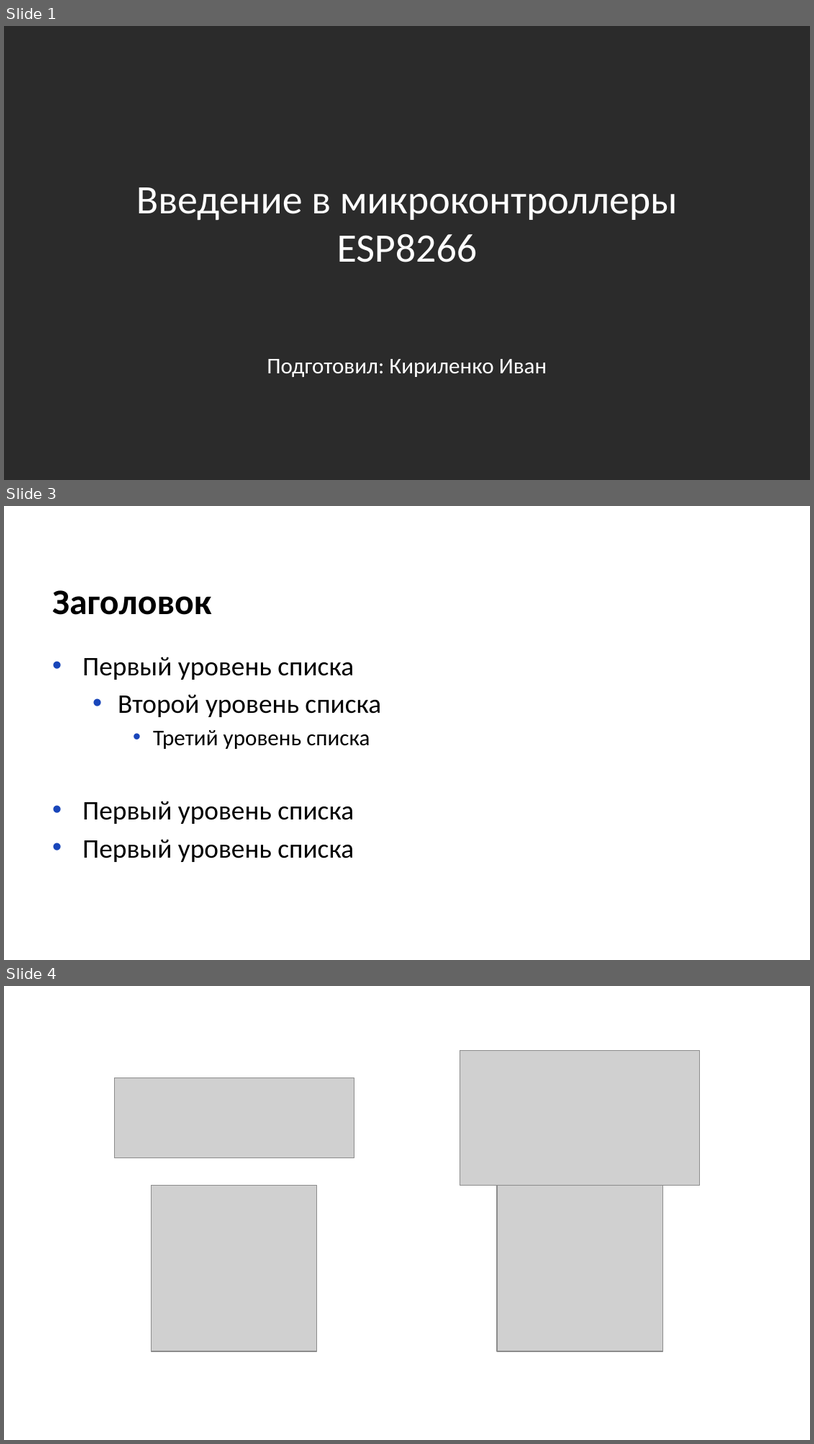
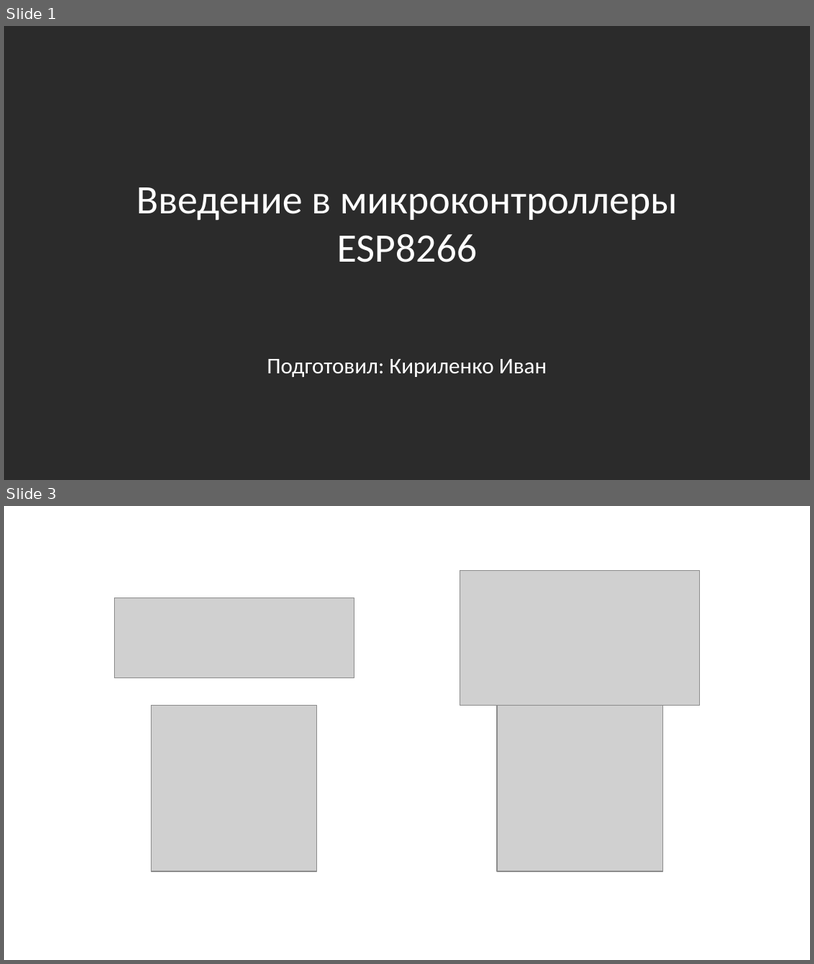
Before and after one commit to 4yvakZ/ESP8266_Course, a slide deck: Лекция 1.pptx. Shown one above the other, each under a label of ours: slides 1, 3 and 4 before the commit, slides 1 and 3 after it; the slides between them are not shown. The pictures are 814x1444 and 814x964 pixels, drawn with LibreOffice and Linux fonts; fonts in the diff are those of the drawing; grey boxes stand for pictures; background and template pictures are left out; a plain dark background stands for a picture behind light text. Boxes give left, top, right and bottom in pixels: in the first picture for what was removed or moved away, otherwise in the second. Text is boxed around its words. In the diff, an @@ line names an element or a change of style, - is before the commit and + after.

Commit message:
Update

```diff
--- a/Лекция 1.pptx
+++ b/Лекция 1.pptx
@@ slide 3 removed at [4, 506, 810, 960], background picture (left out) @@
@@ title removed at [52, 590, 211, 615] @@
-Заголовок
@@ text removed at [82, 656, 381, 862] @@
-• Первый уровень списка
-  • Второй уровень списка
-    • Третий уровень списка
-• Первый уровень списка
-• Первый уровень списка
@@ what was slide 4 is now slide 3 @@
```
Also in this commit, not shown: 1 slide added, 1 other slide removed.
